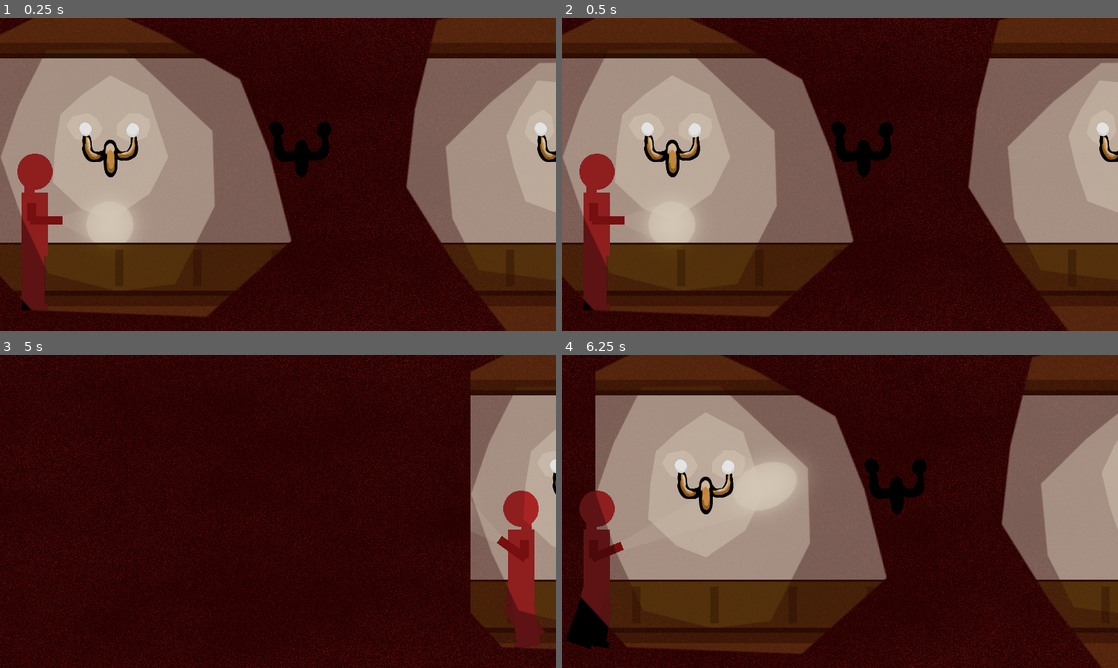
Above: before the commit, frames 1-4 (two rows, left to right).
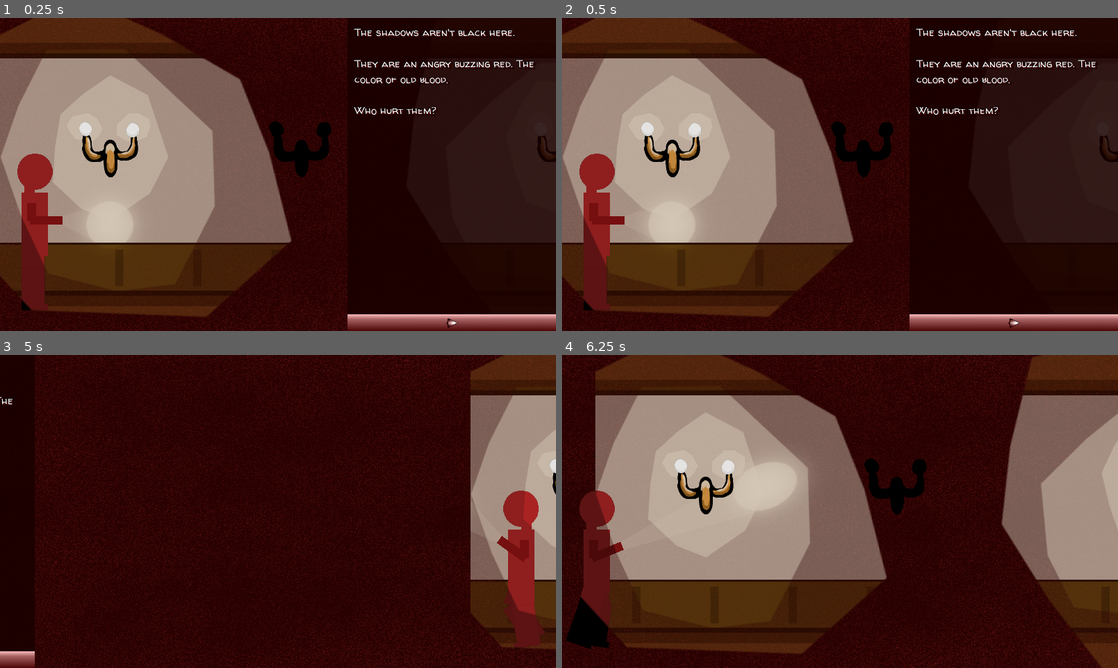
Above: after the commit, the same moments.

Repository: heroofhyla/jumpscare-juneuary
Game: Godot game, scene res://map/Entryway.tscn
The game is run twice, just before and just after one commit, with the same random seed, the same clock (stepped at 60 frames per second) and the same inputs. Before the commit the project starts from res://Entryway.tscn.
Inputs (mouse positions are in pixels of both pictures, inside the frame that each line leads up to):
- Up to frame 1 (0.25 s): no input
- Up to frame 2 (0.5 s): no input
- Up to frame 3 (5 s): click (450, 658) at 0.52 s; move the mouse to (305, 511) at 1.27 s; hold D (move_right) 1.28-2.03 s; hold S (turn) 1.28-2.03 s; move the mouse to (250, 511) at 2.02 s; hold A (move_left) 2.03-2.78 s; tap S (turn) at 2.1, 3.6 s; move the mouse to (289, 505) at 2.77 s; hold S (turn) 2.78-3.53 s; hold D (move_right) 2.78-4.28 s; move the mouse to (272, 517) at 3.52 s; move the mouse to (316, 514) at 4.27 s; hold A (move_left) from 4.28 s (still down); hold S (turn) from 4.28 s (still down); tap 1 (debug_1) at 4.9 s
- Up to frame 4 (6.25 s): keep holding A (move_left); move the mouse to (795, 508) at 5.02 s; release S (turn) at 5.03 s; tap S (turn) at 5.1 s; tap 2 (debug_2) at 5.65 s; move the mouse to (845, 511) at 5.77 s; hold S (turn) from 5.78 s (still down)

The runs differ from the first frame. In frame 1, 27% of the frame differs, in the area x 62-100%, y 0-100%; in frame 2, 27%; in frame 3, 2.0%; in frame 4, nothing differs.

Commit message:
UI work, concept art

Diff:
--- /dev/null
+++ b/godot/ButtonDebug.tscn
@@ -0,0 +1,17 @@
+[gd_scene load_steps=4 format=2]
+
+[ext_resource path="res://ui/button_gradient.png" type="Texture" id=1]
+[ext_resource path="res://font/WalterTurncoat-Regular.tres" type="DynamicFont" id=2]
+
+[sub_resource type="StyleBoxTexture" id=1]
+texture = ExtResource( 1 )
+region_rect = Rect2( 0, 0, 16, 256 )
+
+[node name="Node2D" type="Node2D"]
+
+[node name="Button" type="Button" parent="."]
+margin_right = 12.0
+margin_bottom = 20.0
+custom_fonts/font = ExtResource( 2 )
+custom_styles/normal = SubResource( 1 )
+text = "CLICK"
--- /dev/null
+++ b/godot/font/WalterTurncoat-Regular.tres
@@ -0,0 +1,9 @@
+[gd_resource type="DynamicFont" load_steps=2 format=2]
+
+[ext_resource path="res://font/WalterTurncoat-Regular.ttf" type="DynamicFontData" id=1]
+
+[resource]
+size = 24
+outline_size = 1
+outline_color = Color( 0, 0, 0, 1 )
+font_data = ExtResource( 1 )
--- a/godot/global_state/EventBus.gd
+++ b/godot/global_state/EventBus.gd
@@ -1,16 +1,3 @@
 extends Node
 
-
-# Declare member variables here. Examples:
-# var a = 2
-# var b = "text"
-
-
-# Called when the node enters the scene tree for the first time.
-func _ready():
-	pass # Replace with function body.
-
-
-# Called every frame. 'delta' is the elapsed time since the previous frame.
-#func _process(delta):
-#	pass
+signal player_turning(new_direction)
--- /dev/null
+++ b/godot/map/DebugLight.tscn
@@ -0,0 +1,8 @@
+[gd_scene load_steps=2 format=2]
+
+[ext_resource path="res://map/debug_light.png" type="Texture" id=1]
+
+[node name="Light2D" type="Light2D"]
+editor_only = true
+texture = ExtResource( 1 )
+mode = 2
--- a/godot/Entryway.tscn
+++ b/godot/map/Entryway.tscn
@@ -1,12 +1,18 @@
-[gd_scene load_steps=13 format=2]
+[gd_scene load_steps=19 format=2]
 
 [ext_resource path="res://player/Player.tscn" type="PackedScene" id=1]
-[ext_resource path="res://wall_tiles.png" type="Texture" id=2]
-[ext_resource path="res://LightFixture.tscn" type="PackedScene" id=3]
-[ext_resource path="res://Game.gd" type="Script" id=4]
-[ext_resource path="res://DustMotes.gd" type="Script" id=5]
-[ext_resource path="res://light_motes.png" type="Texture" id=6]
-[ext_resource path="res://doorknob.png" type="Texture" id=7]
+[ext_resource path="res://map/wall_tiles.png" type="Texture" id=2]
+[ext_resource path="res://map/LightFixture.tscn" type="PackedScene" id=3]
+[ext_resource path="res://map/Game.gd" type="Script" id=4]
+[ext_resource path="res://map/DustMotes.gd" type="Script" id=5]
+[ext_resource path="res://map/light_motes.png" type="Texture" id=6]
+[ext_resource path="res://map/doorknob.png" type="Texture" id=7]
+[ext_resource path="res://map/light_fixture_off.png" type="Texture" id=8]
+[ext_resource path="res://map/DebugLight.tscn" type="PackedScene" id=9]
+[ext_resource path="res://font/WalterTurncoat-Regular.tres" type="DynamicFont" id=10]
+[ext_resource path="res://ui/TextPane.gd" type="Script" id=11]
+[ext_resource path="res://ui/next_button.png" type="Texture" id=12]
+[ext_resource path="res://ui/game_theme.tres" type="Theme" id=13]
 
 [sub_resource type="Shader" id=3]
 code = "shader_type canvas_item;
@@ -86,6 +92,20 @@
 material = SubResource( 4 )
 script = ExtResource( 4 )
 
+[node name="DebugLighting" type="Node2D" parent="."]
+
+[node name="Light2D" parent="DebugLighting" instance=ExtResource( 9 )]
+position = Vector2( 487, 364 )
+
+[node name="Light2D2" parent="DebugLighting" instance=ExtResource( 9 )]
+position = Vector2( 1495, 364 )
+
+[node name="Light2D3" parent="DebugLighting" instance=ExtResource( 9 )]
+position = Vector2( 2503, 364 )
+
+[node name="Light2D4" parent="DebugLighting" instance=ExtResource( 9 )]
+position = Vector2( 2959, 364 )
+
 [node name="CanvasModulate" type="CanvasModulate" parent="."]
 color = Color( 0, 0, 0, 1 )
 
@@ -100,6 +120,7 @@
 
 [node name="LightFixture" parent="." instance=ExtResource( 3 )]
 position = Vector2( 691, 300 )
+texture = ExtResource( 8 )
 turned_on = false
 
 [node name="LightFixture6" parent="." instance=ExtResource( 3 )]
@@ -110,6 +131,7 @@
 
 [node name="LightFixture3" parent="." instance=ExtResource( 3 )]
 position = Vector2( 1924, 300 )
+texture = ExtResource( 8 )
 turned_on = false
 
 [node name="LightFixture4" parent="." instance=ExtResource( 3 )]
@@ -118,24 +140,24 @@
 [node name="LightFixture5" parent="." instance=ExtResource( 3 )]
 position = Vector2( 3147, 300 )
 
-[node name="ParallaxBackground" type="ParallaxBackground" parent="."]
+[node name="DustLayers" type="ParallaxBackground" parent="."]
 layer = 0
 scroll_limit_begin = Vector2( -9999, 9999 )
 scroll_limit_end = Vector2( 9999, 9999 )
 
-[node name="ParallaxLayer" type="ParallaxLayer" parent="ParallaxBackground"]
+[node name="ParallaxLayer" type="ParallaxLayer" parent="DustLayers"]
 visible = false
 light_mask = 2
 motion_offset = Vector2( 256, 0 )
 motion_mirroring = Vector2( 1280, 720 )
 script = ExtResource( 5 )
 
-[node name="LightMotes" type="Sprite" parent="ParallaxBackground/ParallaxLayer"]
+[node name="LightMotes" type="Sprite" parent="DustLayers/ParallaxLayer"]
 material = SubResource( 2 )
 texture = ExtResource( 6 )
 centered = false
 
-[node name="ParallaxLayer3" type="ParallaxLayer" parent="ParallaxBackground"]
+[node name="ParallaxLayer3" type="ParallaxLayer" parent="DustLayers"]
 visible = false
 light_mask = 2
 motion_scale = Vector2( 1.25, 1.25 )
@@ -144,12 +166,12 @@
 script = ExtResource( 5 )
 y_drift = -5.0
 
-[node name="LightMotes" type="Sprite" parent="ParallaxBackground/ParallaxLayer3"]
+[node name="LightMotes" type="Sprite" parent="DustLayers/ParallaxLayer3"]
 material = SubResource( 2 )
 texture = ExtResource( 6 )
 centered = false
 
-[node name="ParallaxLayer2" type="ParallaxLayer" parent="ParallaxBackground"]
+[node name="ParallaxLayer2" type="ParallaxLayer" parent="DustLayers"]
 visible = false
 light_mask = 2
 motion_scale = Vector2( 1.5, 1.5 )
@@ -157,7 +179,7 @@
 script = ExtResource( 5 )
 y_drift = 5.0
 
-[node name="LightMotes" type="Sprite" parent="ParallaxBackground/ParallaxLayer2"]
+[node name="LightMotes" type="Sprite" parent="DustLayers/ParallaxLayer2"]
 material = SubResource( 2 )
 texture = ExtResource( 6 )
 centered = false
@@ -200,10 +222,10 @@
 texture = ExtResource( 6 )
 centered = false
 
-[node name="CanvasLayer" type="CanvasLayer" parent="."]
+[node name="RedShadows" type="CanvasLayer" parent="."]
 layer = -2
 
-[node name="ColorRect" type="ColorRect" parent="CanvasLayer"]
+[node name="ColorRect" type="ColorRect" parent="RedShadows"]
 anchor_right = 1.0
 anchor_bottom = 1.0
 color = Color( 0.145098, 0, 0, 1 )
@@ -211,3 +233,65 @@
 [node name="Doorknob" type="Sprite" parent="."]
 position = Vector2( 1714, 436 )
 texture = ExtResource( 7 )
+
+[node name="UI" type="CanvasLayer" parent="."]
+layer = 10
+
+[node name="TextPane" type="ColorRect" parent="UI"]
+anchor_left = 1.0
+anchor_right = 1.0
+anchor_bottom = 1.0
+grow_horizontal = 0
+rect_min_size = Vector2( 480, 0 )
+color = Color( 0.0980392, 0, 0, 0.839216 )
+script = ExtResource( 11 )
+
+[node name="TextMargin" type="MarginContainer" parent="UI/TextPane"]
+anchor_right = 1.0
+anchor_bottom = 1.0
+custom_constants/margin_right = 16
+custom_constants/margin_top = 16
+custom_constants/margin_left = 16
+custom_constants/margin_bottom = 16
+
+[node name="Text" type="Label" parent="UI/TextPane/TextMargin"]
+margin_left = 16.0
+margin_top = 16.0
+margin_right = 464.0
+margin_bottom = 704.0
+size_flags_vertical = 1
+custom_colors/font_color = Color( 1, 1, 1, 1 )
+custom_colors/font_outline_modulate = Color( 0, 0, 0, 1 )
+custom_colors/font_color_shadow = Color( 0.32549, 0, 0, 1 )
+custom_constants/shadow_offset_x = 3
+custom_constants/shadow_offset_y = 3
+custom_fonts/font = ExtResource( 10 )
+text = "The shadows aren't black here.
+
+They are an angry buzzing red. The color of old blood.
+
+Who hurt them?"
+autowrap = true
+
+[node name="Tween" type="Tween" parent="UI/TextPane"]
+
+[node name="Button" type="Button" parent="UI/TextPane"]
+anchor_top = 1.0
+anchor_right = 1.0
+anchor_bottom = 1.0
+margin_top = -38.0
+focus_mode = 0
+theme = ExtResource( 13 )
+
+[node name="CenterContainer" type="CenterContainer" parent="UI/TextPane/Button"]
+anchor_right = 1.0
+anchor_bottom = 1.0
+mouse_filter = 2
+
+[node name="TextureRect" type="TextureRect" parent="UI/TextPane/Button/CenterContainer"]
+margin_left = 224.0
+margin_top = 3.0
+margin_right = 256.0
+margin_bottom = 35.0
+mouse_filter = 2
+texture = ExtResource( 12 )
--- a/godot/Game.gd
+++ b/godot/map/Game.gd
@@ -14,3 +14,8 @@
 			return
 		Input.set_mouse_mode(Input.MOUSE_MODE_VISIBLE)
 		mouse_vis = true
+
+	if event.is_action_pressed("debug_1"):
+		$UI/TextPane.show()
+	if event.is_action_pressed("debug_2"):
+		$UI/TextPane.hide()
--- a/godot/Game.tscn
+++ b/godot/map/Game.tscn
@@ -1,12 +1,12 @@
 [gd_scene load_steps=9 format=2]
 
 [ext_resource path="res://player/Player.tscn" type="PackedScene" id=1]
-[ext_resource path="res://test_bg.png" type="Texture" id=2]
-[ext_resource path="res://Game.gd" type="Script" id=3]
-[ext_resource path="res://Pauser.gd" type="Script" id=4]
-[ext_resource path="res://pointlight.png" type="Texture" id=5]
-[ext_resource path="res://light_motes.png" type="Texture" id=9]
-[ext_resource path="res://DustMotes.gd" type="Script" id=10]
+[ext_resource path="res://map/test_bg.png" type="Texture" id=2]
+[ext_resource path="res://map/Game.gd" type="Script" id=3]
+[ext_resource path="res://map/Pauser.gd" type="Script" id=4]
+[ext_resource path="res://map/pointlight.png" type="Texture" id=5]
+[ext_resource path="res://map/light_motes.png" type="Texture" id=9]
+[ext_resource path="res://map/DustMotes.gd" type="Script" id=10]
 
 [sub_resource type="CanvasItemMaterial" id=4]
 light_mode = 2
--- a/godot/LightFixture.gd
+++ b/godot/map/LightFixture.gd
@@ -1,9 +1,10 @@
+tool
 extends Sprite
 
 export (bool) var turned_on = true setget set_turned_on
 
-const on_texture = preload("res://light_fixture.png")
-const off_texture = preload("res://light_fixture_off.png")
+const on_texture = preload("res://map/light_fixture.png")
+const off_texture = preload("res://map/light_fixture_off.png")
 
 func set_turned_on(is_turned_on):
 	turned_on = is_turned_on
@@ -14,13 +15,6 @@
 	for child in get_children():
 		child.visible = turned_on
 
-
-# Declare member variables here. Examples:
-# var a = 2
-# var b = "text"
-
-
-# Called when the node enters the scene tree for the first time.
 func _ready():
 	for child in get_children():
 		child.rotation = rand_range(0, 2*PI)
--- a/godot/LightFixture.tscn
+++ b/godot/map/LightFixture.tscn
@@ -1,8 +1,8 @@
 [gd_scene load_steps=4 format=2]
 
-[ext_resource path="res://light_poly.png" type="Texture" id=1]
-[ext_resource path="res://light_fixture.png" type="Texture" id=2]
-[ext_resource path="res://LightFixture.gd" type="Script" id=3]
+[ext_resource path="res://map/light_poly.png" type="Texture" id=1]
+[ext_resource path="res://map/light_fixture.png" type="Texture" id=2]
+[ext_resource path="res://map/LightFixture.gd" type="Script" id=3]
 
 [node name="LightFixture" type="Sprite"]
 position = Vector2( 483, 300 )
--- a/godot/player/Player.gd
+++ b/godot/player/Player.gd
@@ -104,6 +104,7 @@
 		pass
 
 	func enter():
+		EventBus.emit_signal("player_turning", 1 - _entity.facing)
 		_entity.get_node("AnimationPlayer").play("Stand")
 		var tween_speed = 0.75
 		if _entity.facing == 1:
--- a/godot/player/Player.tscn
+++ b/godot/player/Player.tscn
@@ -5,9 +5,9 @@
 [ext_resource path="res://player/flashlight_spot.png" type="Texture" id=3]
 [ext_resource path="res://player/LightBeamTexture.gd" type="Script" id=4]
 [ext_resource path="res://player/Player.gd" type="Script" id=5]
-[ext_resource path="res://b_icon.png" type="Texture" id=6]
-[ext_resource path="res://t_icon.png" type="Texture" id=7]
-[ext_resource path="res://e_icon.png" type="Texture" id=8]
+[ext_resource path="res://player/b_icon.png" type="Texture" id=6]
+[ext_resource path="res://player/t_icon.png" type="Texture" id=7]
+[ext_resource path="res://player/e_icon.png" type="Texture" id=8]
 [ext_resource path="res://player/player_thigh.png" type="Texture" id=9]
 [ext_resource path="res://player/player_body.png" type="Texture" id=10]
 
--- a/godot/project.godot
+++ b/godot/project.godot
@@ -58,7 +58,7 @@
 
 config/name="Jumpscare Juneuary Game"
 config/description="Name pending"
-run/main_scene="res://Entryway.tscn"
+run/main_scene="res://map/Entryway.tscn"
 config/icon="res://icon.png"
 config/windows_native_icon="res://icon.ico"
 
@@ -66,11 +66,14 @@
 
 Persistence="*res://global_state/Persistence.gd"
 AudioManager="*res://audio/AudioManager.tscn"
+EventBus="*res://global_state/EventBus.gd"
 
 [display]
 
 window/size/width=1280
 window/size/height=720
+mouse_cursor/custom_image="res://ui/cursor.png"
+mouse_cursor/custom_image_hotspot=Vector2( 15, 6 )
 window/stretch/mode="2d"
 window/stretch/aspect="keep"
 
--- /dev/null
+++ b/godot/ui/TextPane.gd
@@ -0,0 +1,44 @@
+extends ColorRect
+
+onready var text_label = get_node("TextMargin/Text")
+onready var tween = get_node("Tween")
+var showing = true
+
+var show_positions = [
+	Vector2(0,0),
+	Vector2(1280-480,0)
+]
+
+var hide_positions = [
+	Vector2(-480, 0),
+	Vector2(1280,0)
+]
+var show_position = Vector2(1280-480,0)
+var hide_position = Vector2(1280,0)
+
+func _ready():
+	EventBus.connect("player_turning", self, "_player_turning")
+
+func set_text(text):
+	text_label.txt = text
+
+func show():
+	if showing:
+		return
+	print("showing")
+	tween.interpolate_property(self, "rect_position", hide_position, show_position, 0.5)
+	tween.start()
+	showing = true
+
+func hide():
+	if not showing:
+		return
+	print("hiding")
+	tween.interpolate_property(self, "rect_position", show_position, hide_position, 0.5)
+	tween.start()
+	showing = false
+
+func _player_turning(new_direction):
+	hide()
+	show_position = show_positions[new_direction]
+	hide_position = hide_positions[new_direction]
--- /dev/null
+++ b/godot/ui/game_theme.tres
@@ -0,0 +1,34 @@
+[gd_resource type="Theme" load_steps=11 format=2]
+
+[ext_resource path="res://font/WalterTurncoat-Regular.tres" type="DynamicFont" id=1]
+[ext_resource path="res://ui/button_gradient.png" type="Texture" id=2]
+[ext_resource path="res://ui/button_gradient_hover.png" type="Texture" id=3]
+[ext_resource path="res://ui/button_gradient_pressed.png" type="Texture" id=4]
+[ext_resource path="res://ui/button_gradient_disabled.png" type="Texture" id=5]
+
+[sub_resource type="StyleBoxTexture" id=5]
+texture = ExtResource( 5 )
+region_rect = Rect2( 0, 0, 16, 256 )
+
+[sub_resource type="StyleBoxEmpty" id=6]
+
+[sub_resource type="StyleBoxTexture" id=2]
+texture = ExtResource( 3 )
+region_rect = Rect2( 0, 0, 16, 256 )
+
+[sub_resource type="StyleBoxTexture" id=1]
+texture = ExtResource( 2 )
+region_rect = Rect2( 0, 0, 16, 256 )
+
+[sub_resource type="StyleBoxTexture" id=4]
+texture = ExtResource( 4 )
+region_rect = Rect2( 0, 0, 16, 256 )
+
+[resource]
+default_font = ExtResource( 1 )
+Button/colors/font_color_disabled = Color( 0.964706, 0.952941, 0.952941, 0.576471 )
+Button/styles/disabled = SubResource( 5 )
+Button/styles/focus = SubResource( 6 )
+Button/styles/hover = SubResource( 2 )
+Button/styles/normal = SubResource( 1 )
+Button/styles/pressed = SubResource( 4 )
Binary file added: godot/font/WalterTurncoat-Regular.ttf
Renamed: godot/DustMotes.gd -> godot/map/DustMotes.gd
Renamed: godot/Pauser.gd -> godot/map/Pauser.gd
Binary file added: godot/map/debug_light.png
Not shown, changed: godot/map/debug_light.png.import
Renamed: godot/doorknob.png -> godot/map/doorknob.png
Not shown, changed: godot/map/doorknob.png.import
Renamed: godot/light_fixture.png -> godot/map/light_fixture.png
Not shown, changed: godot/map/light_fixture.png.import
Renamed: godot/light_fixture_off.png -> godot/map/light_fixture_off.png
Not shown, added: godot/map/light_fixture_off.png.import
Renamed: godot/light_motes.png -> godot/map/light_motes.png
(and 34 more such lines)
